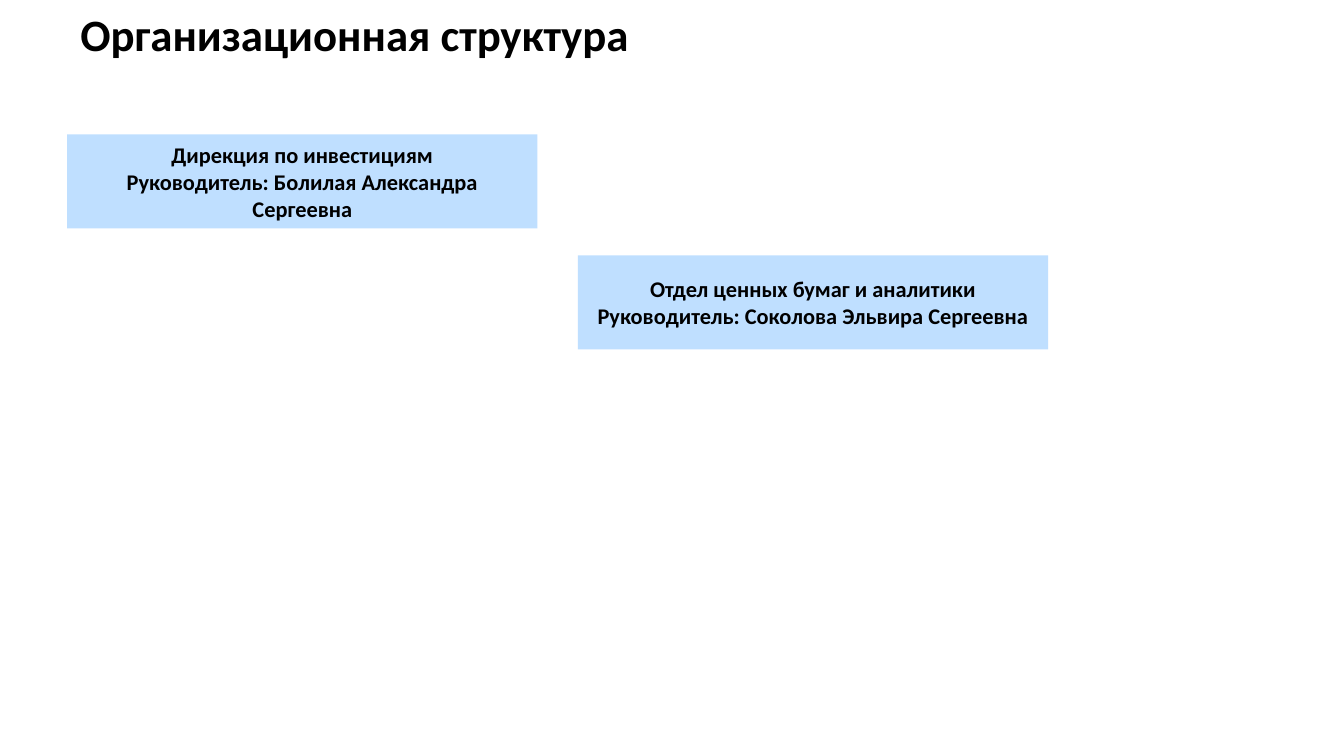
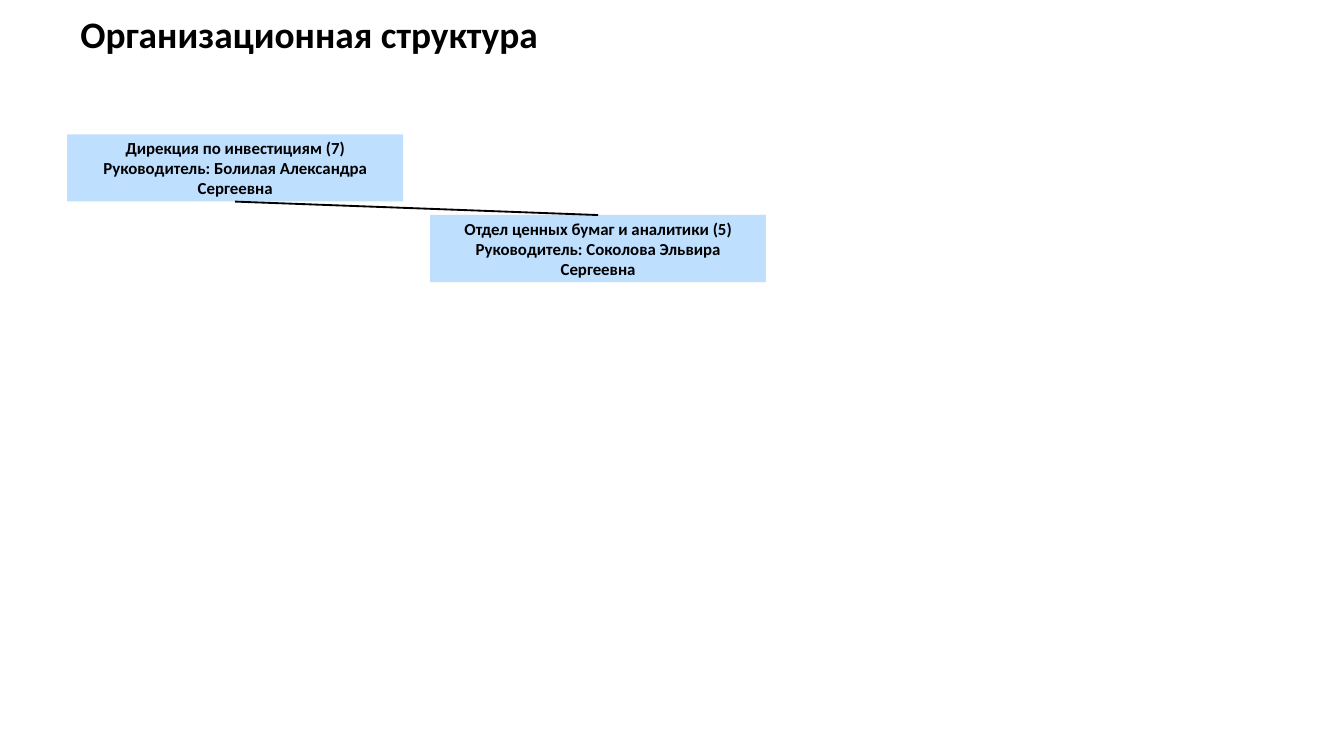
Before and after one commit to alekseivshaposhnikov-ship-it/OrgStructure, a slide deck: slide 1 of OrgStructure.pptx. Drawn at 1344x756 pixels with LibreOffice and Linux fonts; fonts in the diff are those of the drawing. Boxes give left, top, right and bottom in pixels: in the first picture for what was removed or moved away, otherwise in the second. Text is boxed around its words. In the diff, an @@ line names an element or a change of style, - is before the commit and + after.

```diff
--- a/OrgStructure.pptx
+++ b/OrgStructure.pptx
@@ text "Организационная структура" at (x1=80, y1=23, x2=538, y2=54): size 24 to 20 pt @@
@@ rectangle "Дирекция по инвестициям (7)" resized from (x1=67, y1=134, x2=538, y2=228) to (x1=67, y1=134, x2=403, y2=202) @@
@@ text in rectangle at (x1=126, y1=141, x2=345, y2=157): text changed; size 12 to 9 pt @@
-Дирекция по инвестициям
+Дирекция по инвестициям (7)
@@ text in rectangle at (x1=103, y1=163, x2=367, y2=197): size 12 to 9 pt in "Руководитель: Болилая Александра Сергеевна" @@
@@ line added from (235, 202) to (598, 215), #000000 1 pt @@
@@ rectangle "Отдел ценных бумаг и аналитики ..." resized from (x1=578, y1=255, x2=1048, y2=349) to (x1=430, y1=215, x2=766, y2=282) @@
@@ text in rectangle at (x1=464, y1=222, x2=732, y2=238): text changed; size 12 to 9 pt @@
-Отдел ценных бумаг и аналитики
+Отдел ценных бумаг и аналитики (5)
@@ text in rectangle at (x1=476, y1=244, x2=721, y2=278): size 12 to 9 pt in "Руководитель: Соколова Эльвира Сергеевна" @@
```
Also in this commit, not shown: 7 other files.
